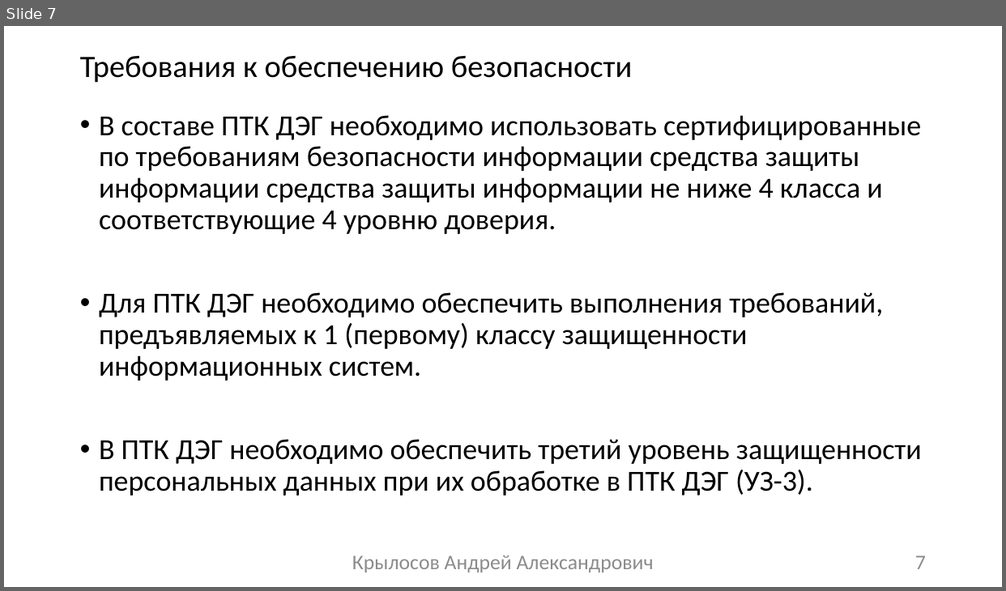
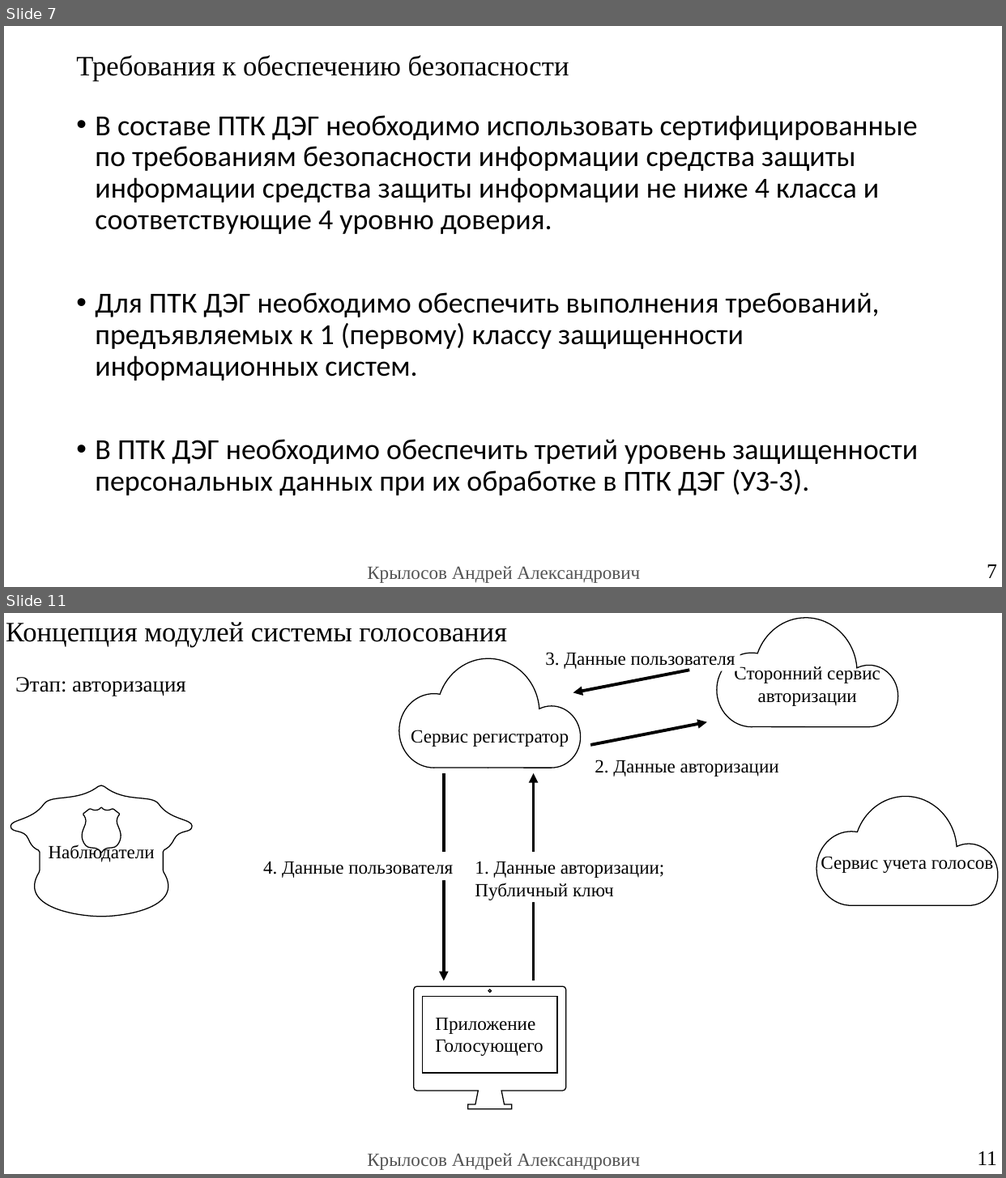
Before and after one commit to raldenprog/electronic_vote, a slide deck: documentation/Диплом ДЭГ.pptx. Shown one above the other, each under a label of ours: slide 7 before the commit, slides 7 and 11 after it; the slides between them are not shown. The pictures are 1006x591 and 1006x1178 pixels, drawn with LibreOffice and Linux fonts; fonts in the diff are those of the drawing. Boxes give left, top, right and bottom in pixels: in the first picture for what was removed or moved away, otherwise in the second. Text is boxed around its words. In the diff, an @@ line names an element or a change of style, - is before the commit and + after.

```diff
--- a/documentation/Диплом ДЭГ.pptx
+++ b/documentation/Диплом ДЭГ.pptx
@@ slide 11 added at <box>4,613,1002,1174</box>, background #FFFFFF; not listed: 1 template element that a slide beside it also shows @@
@@ title added at <box>6,622,507,646</box>, 27 pt, text #000000 @@
+Концепция модулей системы голосования
@@ freeform shape added at <box>717,618,898,726</box>, fill #FFFFFF, outline #000000 1 pt, 18 pt, text #000000 @@
+Сторонний сервис авторизации
@@ freeform shape added at <box>399,658,581,768</box>, fill #FFFFFF, outline #000000 1 pt, 18 pt, text #000000 @@
+Сервис регистратор
@@ text added at <box>545,652,735,670</box>, 18 pt, text #000000 @@
+3. Данные пользователя
@@ text added at <box>15,677,186,696</box>, 21 pt, text #000000 @@
+Этап: авторизация
@@ arrow added from (690, 670) to (573, 693), #000000 3 pt @@
@@ arrow added from (591, 745) to (707, 722), #000000 3 pt @@
@@ arrow added from (444, 773) to (444, 982), #000000 3 pt @@
@@ arrow added from (533, 982) to (533, 773), #000000 3 pt @@
@@ text added at <box>594,760,779,777</box>, 18 pt, text #000000 @@
+2. Данные авторизации
@@ freeform shape added at <box>10,786,192,917</box>, fill #FFFFFF, outline #000000 1 pt, 18 pt, text #000000 @@
+Наблюдатели
@@ freeform shape added at <box>817,796,998,905</box>, fill #FFFFFF, outline #000000 1 pt, 18 pt, text #000000 @@
+Сервис учета голосов
@@ text added at <box>263,861,453,878</box>, 18 pt, text #000000 @@
+4. Данные пользователя
@@ text added at <box>475,862,665,901</box>, 18 pt, text #000000 @@
+1. Данные авторизации;
+Публичный ключ
@@ freeform shape added at <box>414,986,565,1110</box>, fill #FFFFFF, outline #000000 1 pt @@
@@ text added at <box>435,1018,543,1056</box>, 18 pt, text #000000 @@
+Приложение
+Голосующего
@@ page number added at <box>977,1152,997,1165</box>, 20 pt, text #000000 @@
+11
@@ slide 7 changed as well @@
@@ title "Требования к обеспечению безопасности" at <box>76,55,569,81</box>: size 30 to 27 pt, font Calibri to Times New Roman @@
@@ text "В составе ПТК ДЭГ необходимо ...": place and size @@
-text "В составе ПТК ДЭГ необходимо ..." at <box>99,115,922,496</box>
+text "В составе ПТК ДЭГ необходимо ..." at <box>95,115,918,496</box>
@@ text removed at <box>352,556,654,573</box> @@
-Крылосов Андрей Александрович
@@ page number: place and size @@
-page number at <box>915,556,926,570</box>
+page number at <box>987,565,997,578</box>
@@ page number at <box>987,565,997,578</box>: font Calibri to Times New Roman, text colour #8C8C8C to #000000 @@
@@ text added at <box>367,566,640,583</box>, 18 pt, text #535353 @@
+Крылосов Андрей Александрович
```
Also in this commit, not shown: 13 other slides changed, 8 other slides added, 2 slides removed, 11 other files.
